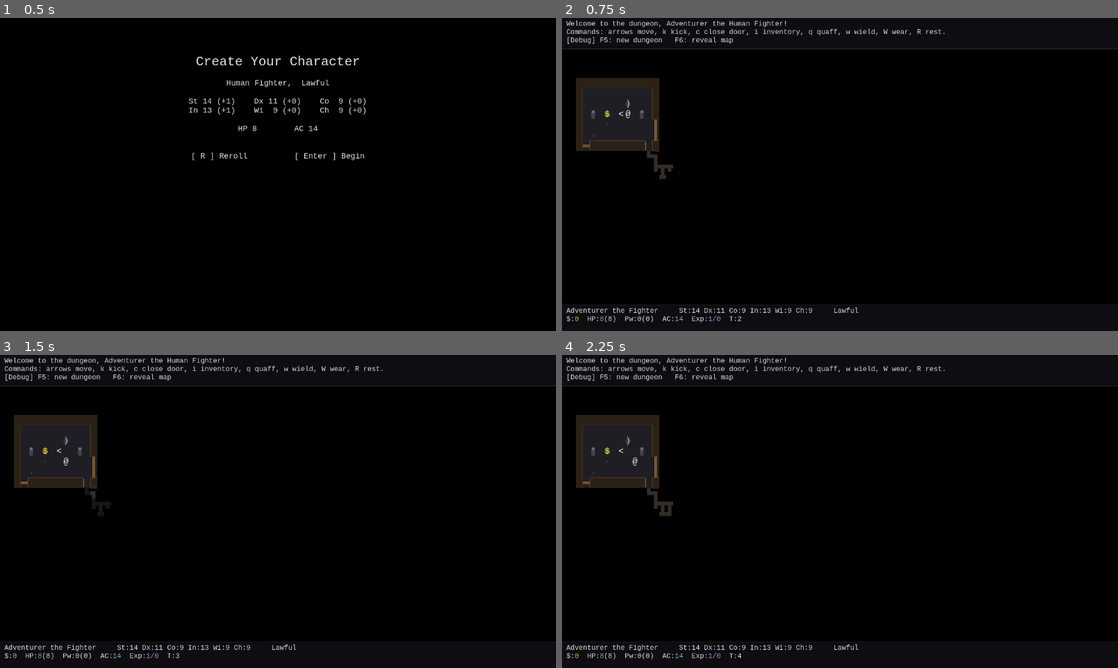
Above: before the commit, frames 1-4 (two rows, left to right).
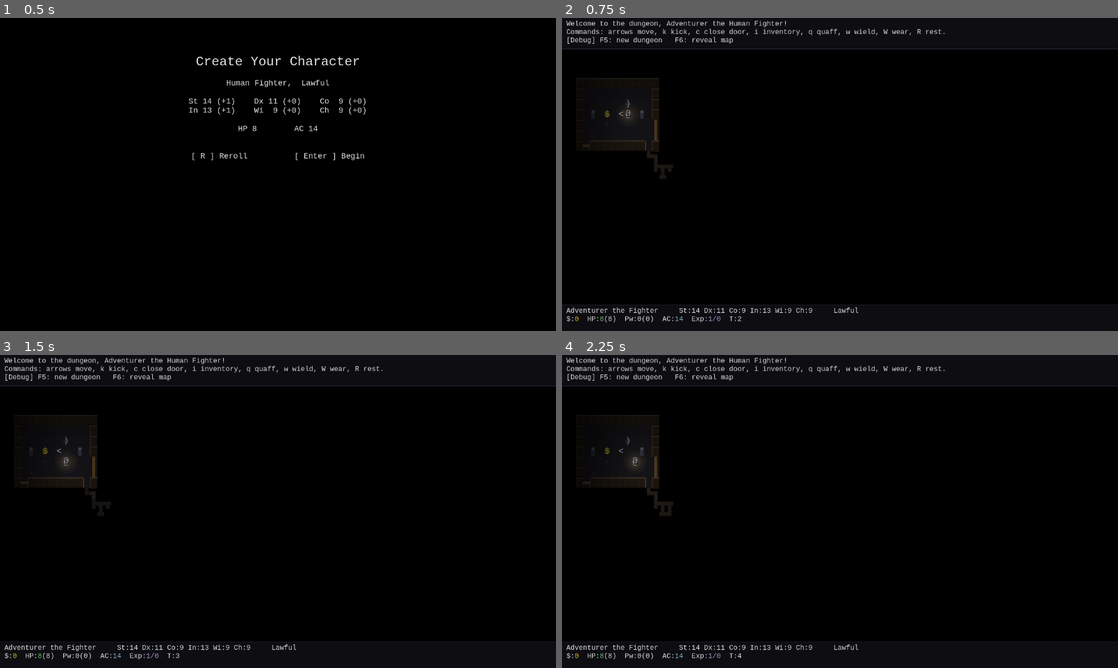
Above: after the commit, the same moments.

Repository: itaiag/basic-crawler
Game: Godot game, scene res://scenes/game.tscn
Two runs of this game, one before a commit and one after it. Both use one fixed random seed, a clock stepped at 60 frames per second and the inputs below.
Inputs:
- Up to frame 1 (0.5 s): no input
- Up to frame 2 (0.75 s): tap Enter at 0.5, 0.6 s; hold Right from 0.53 s (still down)
- Up to frame 3 (1.5 s): tap Space at 0.77, 1.25 s; release Right at 1.28 s; hold Down from 1.28 s (still down); tap Keypad Enter at 1.35 s
- Up to frame 4 (2.25 s): tap Space at 1.52 s; tap Enter at 2 s; release Down at 2.03 s; hold Right from 2.03 s (still down); tap R at 2.1 s

Frame 1 is identical in both runs. In frame 2, 1.0% of the frame differs, in the area x 2-20%, y 19-52%; in frame 3, 1.2%; in frame 4, 1.4%.

Commit message:
Better visuals and moral is shown in battle panel

Diff:
--- a/scripts/dungeon_renderer.gd
+++ b/scripts/dungeon_renderer.gd
@@ -194,7 +194,17 @@
 	var cy := float(GameData.CELL.y)
 	var left := x * cx
 	var top := y * cy
-	draw_rect(Rect2(left, top, cx, cy), color.darkened(0.6))
+	var body := color.darkened(0.6)
+	draw_rect(Rect2(left, top, cx, cy), body)
+
+	# Lit-from-above bevel: a lighter top strip and darker bottom strip give the
+	# block a carved, three-dimensional read instead of a flat fill. Side strips
+	# are nudged a touch the same way. Subtle on purpose.
+	var strip := 3.0
+	draw_rect(Rect2(left, top, cx, strip), body.lightened(0.12))
+	draw_rect(Rect2(left, top + cy - strip, cx, strip), body.darkened(0.25))
+	draw_rect(Rect2(left, top + strip, 2.0, cy - strip * 2.0), body.lightened(0.05))
+	draw_rect(Rect2(left + cx - 2.0, top + strip, 2.0, cy - strip * 2.0), body.darkened(0.12))
 
 	var hi := Color(color.r, color.g, color.b, 0.5)
 	if _is_open_space(x, y - 1):
--- a/scripts/game.gd
+++ b/scripts/game.gd
@@ -75,6 +75,7 @@
 @onready var _renderer: Node2D = $DungeonRenderer
 @onready var _player: Node2D = $Player
 @onready var _camera: Camera2D = $Player/Camera
+var _light: Node2D  # torchlight overlay (scripts/light_overlay.gd), built at runtime
 @onready var _msg_log: RichTextLabel = $UI/MessageLog
 @onready var _status: RichTextLabel = $UI/StatusBar
 
@@ -85,6 +86,8 @@
 	_renderer.items = _items_at
 
 	_setup_camera()
+	_setup_light()
+	_setup_vignette()
 	_setup_ui()
 	_setup_overlays()
 	_setup_side_panel()
@@ -146,6 +149,43 @@
 	_status.add_theme_color_override("default_color", Color(0.85, 0.85, 0.85))
 	_status.add_theme_font_override("normal_font", font)
 	_status.add_theme_font_size_override("normal_font_size", 16)
+
+
+# Torchlight overlay node: a world-space child that darkens visible cells by
+# distance from the player. High z_index so it draws above the dungeon renderer
+# and the runtime-spawned monsters/player tokens.
+func _setup_light() -> void:
+	_light = Node2D.new()
+	_light.set_script(load("res://scripts/light_overlay.gd"))
+	_light.z_index = 10
+	add_child(_light)
+
+
+# Screen-space radial vignette: a soft dark frame at the edges, drawn behind the
+# text labels. No shader -- a radial GradientTexture2D stretched full-screen, which
+# is GL-compatibility / web / mobile safe.
+func _setup_vignette() -> void:
+	var grad := Gradient.new()
+	grad.offsets = PackedFloat32Array([0.0, 0.55, 1.0])
+	grad.colors = PackedColorArray([
+		Color(0, 0, 0, 0.0),
+		Color(0, 0, 0, 0.0),
+		Color(0, 0, 0, 0.5)])
+	var tex := GradientTexture2D.new()
+	tex.gradient = grad
+	tex.fill = GradientTexture2D.FILL_RADIAL
+	tex.fill_from = Vector2(0.5, 0.5)
+	tex.fill_to = Vector2(1.0, 0.5)
+	tex.width = 256
+	tex.height = 256
+
+	var rect := TextureRect.new()
+	rect.texture = tex
+	rect.stretch_mode = TextureRect.STRETCH_SCALE
+	rect.set_anchors_preset(Control.PRESET_FULL_RECT)
+	rect.mouse_filter = Control.MOUSE_FILTER_IGNORE
+	$UI.add_child(rect)
+	$UI.move_child(rect, 0)  # behind the message log / status bar / panels
 
 
 func _setup_overlays() -> void:
@@ -931,6 +971,7 @@
 	var verdict := "[color=#9bd06b]HOLDS[/color]" if held else "[color=#d09040]FLEES[/color]"
 	_add_message("%s morale: 2d6 %d vs %d -> %s" %
 		[_cap(nm), roll, morale, verdict])
+	_push_combat_event(_combat_morale_block(_cap(nm), held, roll, morale))
 	if not held:
 		m.fleeing = true
 
@@ -962,6 +1003,8 @@
 
 	_last_visible = visible
 	_renderer.update_visibility(visible)
+	_light.enabled = not _renderer.reveal_all
+	_light.set_light(_player.grid_pos, visible)
 	_refresh_monster_visibility()
 
 
@@ -988,6 +1031,8 @@
 
 func _toggle_reveal() -> void:
 	_renderer.set_reveal_all(not _renderer.reveal_all)
+	_light.enabled = not _renderer.reveal_all
+	_light.queue_redraw()
 	_refresh_monster_visibility()
 	if _renderer.reveal_all:
 		_add_message("[Debug] Revealing the whole dungeon.")
@@ -1378,6 +1423,16 @@
 	t += "\n[color=#8f8f8f]Attack:[/color] %s" % attack_line
 	if hit and damage_line != "":
 		t += "\n[color=#caa05a]Damage:[/color] %s" % damage_line
+	return t
+
+
+# Morale card for the panel: a 2d6 nerve test surfaced like an attack so the
+# player sees *why* a monster turned and ran (it otherwise only hit the log).
+func _combat_morale_block(name: String, held: bool, roll: int, morale: int) -> String:
+	var result := "HOLDS" if held else "FLEES"
+	var col := "#9bd06b" if held else "#d09040"
+	var t := "[b]%s[/b]  [color=%s][b]%s[/b][/color]" % [("%s morale" % name).rpad(18), col, result]
+	t += "\n[color=#8f8f8f]Check:[/color] 2d6 %d vs %d" % [roll, morale]
 	return t
 
 
--- /dev/null
+++ b/scripts/light_overlay.gd
@@ -0,0 +1,55 @@
+extends Node2D
+## World-space torchlight overlay. Draws a per-cell darkening pass over the
+## currently-visible cells so light pools around the player and falls off into
+## shadow, instead of the binary full-bright / dim look. Kept as a separate cheap
+## node (it only iterates `visible_cells`, a few hundred rects) so the heavy
+## full-map tile pass in dungeon_renderer.gd is untouched. No class_name: not
+## referenced by type, only via node path.
+
+# Darkening alpha at the light centre (0.0 = untouched) and at the radius edge.
+const SHADE_MIN := 0.0
+const SHADE_MAX := 0.5
+
+var light_pos := Vector2i.ZERO
+var visible_cells: Dictionary = {}
+var radius := float(GameData.FOV_RADIUS)
+var enabled := true
+var flicker := 1.0  # multiplier on the shade; breathes via _process
+
+# Flicker: two summed sines give a living-flame wobble of about +/-7% around 1.0.
+# Redraws are throttled well below the frame rate so the per-frame cost stays
+# tiny (only this overlay redraws; the heavy tile pass is untouched).
+const REDRAW_INTERVAL := 1.0 / 15.0
+var _t := 0.0
+var _redraw_accum := 0.0
+
+
+func _process(delta: float) -> void:
+	if not enabled or visible_cells.is_empty():
+		return
+	_t += delta
+	flicker = 1.0 + 0.05 * sin(_t * 6.3) + 0.025 * sin(_t * 13.7)
+	_redraw_accum += delta
+	if _redraw_accum >= REDRAW_INTERVAL:
+		_redraw_accum = 0.0
+		queue_redraw()
+
+
+func set_light(pos: Vector2i, cells: Dictionary) -> void:
+	light_pos = pos
+	visible_cells = cells
+	queue_redraw()
+
+
+func _draw() -> void:
+	if not enabled or visible_cells.is_empty():
+		return
+	var cx := float(GameData.CELL.x)
+	var cy := float(GameData.CELL.y)
+	var inv_r := 1.0 / maxf(radius, 1.0)
+	for pos in visible_cells:
+		var d := Vector2(pos - light_pos).length() * inv_r
+		var shade: float = lerpf(SHADE_MIN, SHADE_MAX, clampf(d, 0.0, 1.0)) * flicker
+		if shade <= 0.0:
+			continue
+		draw_rect(Rect2(pos.x * cx, pos.y * cy, cx, cy), Color(0, 0, 0, shade))
--- a/scripts/monster.gd
+++ b/scripts/monster.gd
@@ -38,7 +38,9 @@
 	var cw := float(GameData.CELL.x)
 	var ch := float(GameData.CELL.y)
 	var center := Vector2(cw * 0.5, ch * 0.5)
-	# Subtle dark backing only -- keeps the bright glyph readable without a noisy ring.
+	# Grounding shadow peeking out below, then a subtle dark backing -- keeps the
+	# bright glyph readable without a noisy ring.
+	draw_circle(center + Vector2(0, 4.0), 6.0, Color(0, 0, 0, 0.30))
 	draw_circle(center, 7.5, GameData.COLOR_TOKEN_BG)
 	var fs := GameData.FONT_SIZE
 	var baseline := (ch - (_font.get_ascent(fs) + _font.get_descent(fs))) * 0.5 + _font.get_ascent(fs)
--- a/scripts/player.gd
+++ b/scripts/player.gd
@@ -45,6 +45,15 @@
 	var cw := float(GameData.CELL.x)
 	var ch := float(GameData.CELL.y)
 	var center := Vector2(cw * 0.5, ch * 0.5)
+	# Soft warm torch halo: a few concentric circles with falling alpha fake a
+	# smooth radial glow without a texture (GL-compat / web safe).
+	var warm := Color(1.0, 0.82, 0.5)
+	draw_circle(center, 26.0, Color(warm, 0.05))
+	draw_circle(center, 19.0, Color(warm, 0.06))
+	draw_circle(center, 13.0, Color(warm, 0.08))
+	draw_circle(center, 9.0, Color(warm, 0.10))
+	# Grounding shadow peeking out below the token.
+	draw_circle(center + Vector2(0, 4.0), 6.0, Color(0, 0, 0, 0.30))
 	draw_circle(center, 7.5, GameData.COLOR_TOKEN_BG)
 	if in_combat:
 		# Faint warm ring while engaged. Toggled by combat state, not per frame.
Not shown, added: scripts/light_overlay.gd.uid
